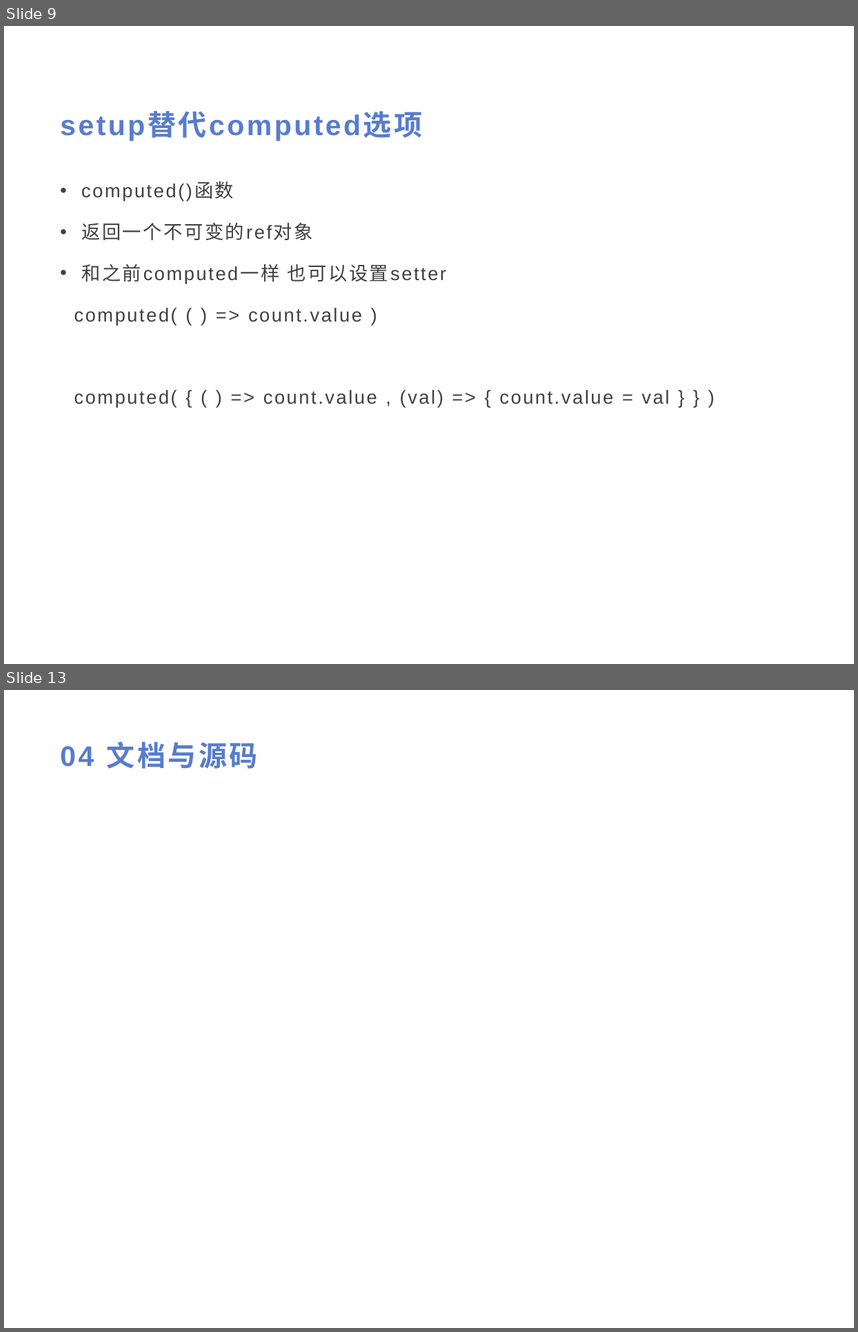
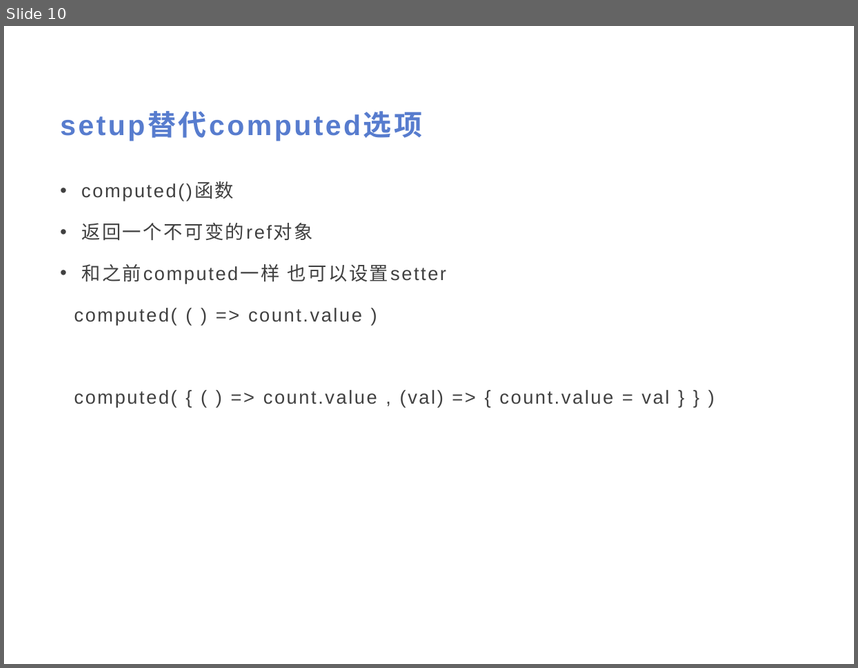
Before and after one commit to Yukon123/HelloVue3, a slide deck: Vue3.pptx. Shown one above the other, each under a label of ours: slides 9 and 13 before the commit, slide 10 after it; the slides between them are not shown. The pictures are 858x1332 and 858x668 pixels, drawn with LibreOffice and Linux fonts; fonts in the diff are those of the drawing. Boxes give left, top, right and bottom in pixels: in the first picture for what was removed or moved away, otherwise in the second. Text is boxed around its words. In the diff, an @@ line names an element or a change of style, - is before the commit and + after.

```diff
--- a/Vue3.pptx
+++ b/Vue3.pptx
@@ slide 13 removed at (x1=4, y1=690, x2=854, y2=1328), background #FFFFFF @@
@@ title removed at (x1=60, y1=742, x2=258, y2=769) @@
-04 文档与源码
@@ what was slide 9 is now slide 10 @@
```
Also in this commit, not shown: 10 slides changed, 4 slides added, 1 other slide removed, 20 other files.
